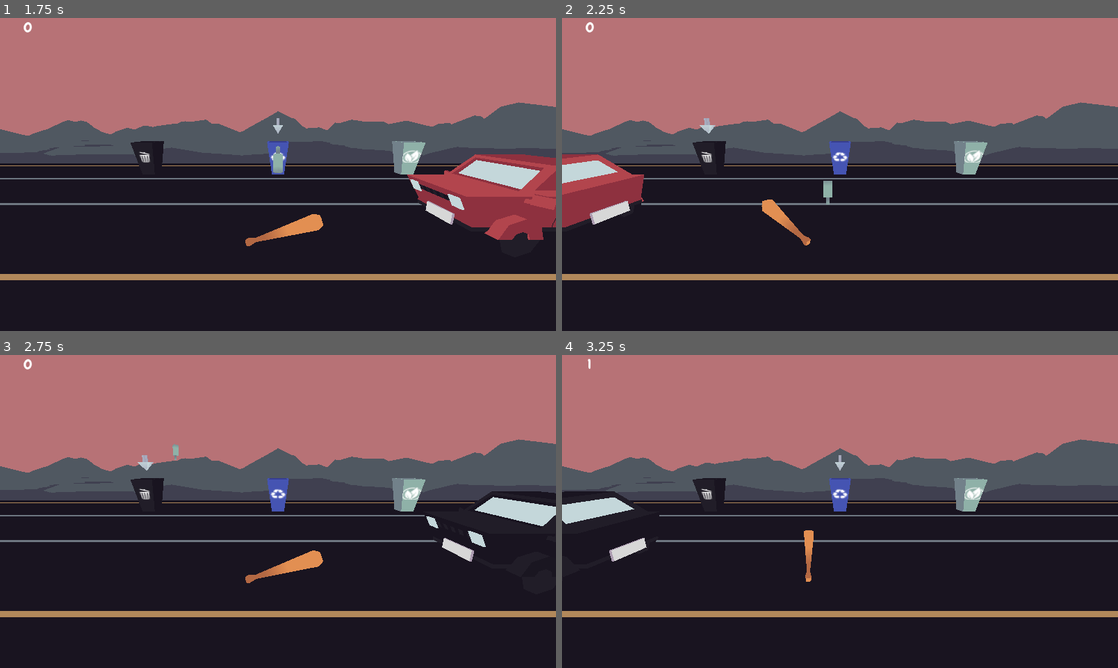
Above: before the commit, frames 1-4 (two rows, left to right).
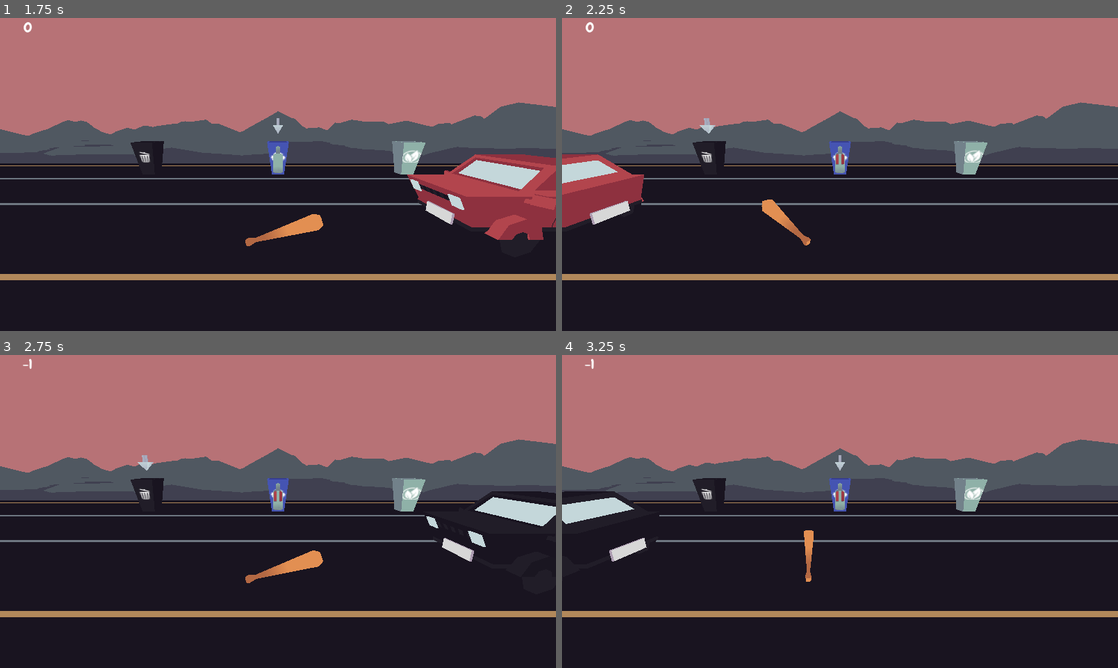
Above: after the commit, the same moments.

Repository: Manas701/SVCGameJam
Game: Godot game, scene res://scenes/main menu.tscn
Two runs of this game, one before a commit and one after it. Both use one fixed random seed, a clock stepped at 60 frames per second and the inputs below. Sound files missing from this copy of the repository are replaced by a short silence.
Inputs:
- Up to frame 1 (1.75 s): click "Play Game" at 0.5 s; tap Enter at 1.25 s; hold Right (select_right) from 1.28 s (still down); hold Space (startGame) from 1.28 s (still down)
- Up to frame 2 (2.25 s): release Right (select_right) at 2.03 s; release Space (startGame) at 2.03 s; hold Left (select_left) from 2.03 s (still down); tap Space (startGame) at 2.1 s
- Up to frame 3 (2.75 s): keep holding Left (select_left)
- Up to frame 4 (3.25 s): release Left (select_left) at 2.78 s; hold Right (select_right) from 2.78 s (still down); hold Space (startGame) from 2.78 s (still down)

Frame 1 is identical in both runs. In frame 2, 0.2% of the frame differs, in the area x 47-51%, y 40-60%; in frame 3, 0.2%; in frame 4, 0.2%.
Error before the commit: Attempt to call function 'translate' in base 'null instance' on a null instance. (res://assets/scripts/ChangingBins.gd:26)
Error after the commit: Invalid access to property or key 'whichAnim' on a base object of type 'null instance'. (res://assets/scripts/trashPrefab.gd:20)

Commit message:
fixed playerinput issue

Diff:
--- a/assets/scripts/ChangingBins.gd
+++ b/assets/scripts/ChangingBins.gd
@@ -11,6 +11,8 @@
 	whichAnim = binAnims[selectedAnim]
 	whichBin = binTypes[selectedAnim]
 #	anim.play("hover")
+	print(get_node("UI_Arrow"))
+	print(self.get_path())
 
 func _input(event):
 	if (event.is_action_pressed("select_left") && selectedAnim > 0):
--- a/assets/scripts/trashPrefab.gd
+++ b/assets/scripts/trashPrefab.gd
@@ -17,10 +17,10 @@
 		hit()
 
 func hit():
-	anim.play(get_parent().get_node("PlayerInput").whichAnim)
+	anim.play(get_parent().get_parent().get_node("PlayerInput").whichAnim)
 
 func on_trash_landed(_event):
-	if (chosenTrash.trash_type == get_parent().get_node(get_parent().get_node("PlayerInput").whichBin).trash_type):
+	if (chosenTrash.trash_type == get_parent().get_parent().get_node(get_parent().get_parent().get_node("PlayerInput").whichBin).trash_type):
 		print("Right Bin! :)")
 		Scorer.score += 1
 	else:
@@ -29,6 +29,6 @@
 
 	# Audio stuff - Kai
 	chosenTrash.audio.play(0.0)
-	print(chosenTrash.audio.stream)
+	#print(chosenTrash.audio.stream)
 
 	queue_free()
--- a/assets/scripts/trash_spawner.gd
+++ b/assets/scripts/trash_spawner.gd
@@ -12,22 +12,24 @@
 var spawn_3_beat = 1
 var spawn_4_beat = 0# Called when the node enters the scene tree for the first time.
 
-#var trash = load(res://pre)
+var trash = preload("res://prefabs/trash.tscn")
 
 func _ready():
 	randomize()
 	$Conductor.play_with_beat_offset(0)
 
 
+
+func _spawn_trash():
+	var trashInst = trash.instantiate()
+	add_child(trashInst)
+	var anim = trashInst.get_node("AnimationPlayer")
+	anim.play("throw_trash")
+
+
 func _on_conductor_measure_signal(position):
 	if position == 1:
-		_spawn_trash(spawn_1_beat)
-	elif position == 2:
-		_spawn_trash(spawn_2_beat)
-	elif position == 3:
-		_spawn_trash(spawn_3_beat)
-	elif position == 4:
-		_spawn_trash(spawn_4_beat)
+		_spawn_trash()
 
 
 func _on_conductor_beat(position):
@@ -156,10 +158,5 @@
 
 
 
-func _spawn_trash(to_spawn):
-	pass # Replace with function body.
-
-
-
 func increment_score(by):
 	pass # Replace with function body.
--- a/prefabs/trash.tscn
+++ b/prefabs/trash.tscn
@@ -9,6 +9,7 @@
 [ext_resource type="PackedScene" uid="uid://74bqe0ot35sf" path="res://prefabs/trash_bottle_purple.tscn" id="4_fgdhr"]
 [ext_resource type="PackedScene" uid="uid://cve1sbdchatct" path="res://prefabs/trash_paper.tscn" id="5_y28u3"]
 [ext_resource type="PackedScene" uid="uid://c0lx2ipsxpia0" path="res://prefabs/trash_can.tscn" id="7_4m2hr"]
+[ext_resource type="PackedScene" uid="uid://dpvfjowh2mn4x" path="res://prefabs/animation_player.tscn" id="10_kqakl"]
 
 [node name="trash" type="Node3D"]
 script = ExtResource("1_wf36i")
@@ -47,3 +48,5 @@
 visible = false
 script = ExtResource("2_i1a7u")
 trash_type = "Trash"
+
+[node name="AnimationPlayer" parent="." instance=ExtResource("10_kqakl")]
--- a/project.godot
+++ b/project.godot
@@ -18,7 +18,6 @@
 [autoload]
 
 Scorer="*res://assets/scripts/Scorer.gd"
-PlayerInput="*res://assets/scripts/ChangingBins.gd"
 
 [display]
 
--- a/scenes/manasScene.tscn
+++ b/scenes/manasScene.tscn
@@ -1,10 +1,9 @@
-[gd_scene load_steps=24 format=3 uid="uid://cmk3w3urbdkri"]
+[gd_scene load_steps=23 format=3 uid="uid://cmk3w3urbdkri"]
 
 [ext_resource type="Script" path="res://assets/scripts/trash.gd" id="2_tnpwx"]
 [ext_resource type="Script" path="res://assets/scripts/bat.gd" id="2_whjhi"]
 [ext_resource type="PackedScene" uid="uid://e74xo05y6nei" path="res://prefabs/bin_recycle.tscn" id="6_018ci"]
 [ext_resource type="PackedScene" uid="uid://hpv7wre553nk" path="res://prefabs/bat.tscn" id="7_5fts6"]
-[ext_resource type="PackedScene" uid="uid://dpvfjowh2mn4x" path="res://prefabs/animation_player.tscn" id="7_gctov"]
 [ext_resource type="PackedScene" uid="uid://blrsu6t7na4pf" path="res://prefabs/bin_compost.tscn" id="7_ke1kv"]
 [ext_resource type="Script" path="res://assets/scripts/ChangingBins.gd" id="7_kxg3g"]
 [ext_resource type="PackedScene" uid="uid://tx72n0re52ye" path="res://prefabs/trash.tscn" id="7_wwkud"]
@@ -78,8 +77,6 @@
 [node name="trash" parent="." instance=ExtResource("7_wwkud")]
 transform = Transform3D(1, 0, 0, 0, 0.939701, 0.341996, 0, -0.341996, 0.939701, 0, 1, -1.5)
 
-[node name="AnimationPlayer" parent="trash" instance=ExtResource("7_gctov")]
-
 [node name="PlayerInput" type="Node" parent="."]
 script = ExtResource("7_kxg3g")
 whichBin = "1"
@@ -104,6 +101,7 @@
 surface_material_override/1 = ExtResource("13_crcg0")
 
 [node name="Trash_Spawner" parent="." instance=ExtResource("14_6iui7")]
+transform = Transform3D(1, 0, 0, 0, 0.939693, -0.34202, 0, 0.34202, 0.939693, 0, 1, -1.5)
 
 [node name="Scorer" type="Node3D" parent="."]
 script = ExtResource("15_x33cw")
@@ -138,5 +136,4 @@
 outline_size = 0
 script = ExtResource("19_oa6cd")
 
-[editable path="trash/AnimationPlayer"]
 [editable path="Trash_Spawner"]
Not shown: 1 places in prefabs/trash.tscn that only renumber resources
